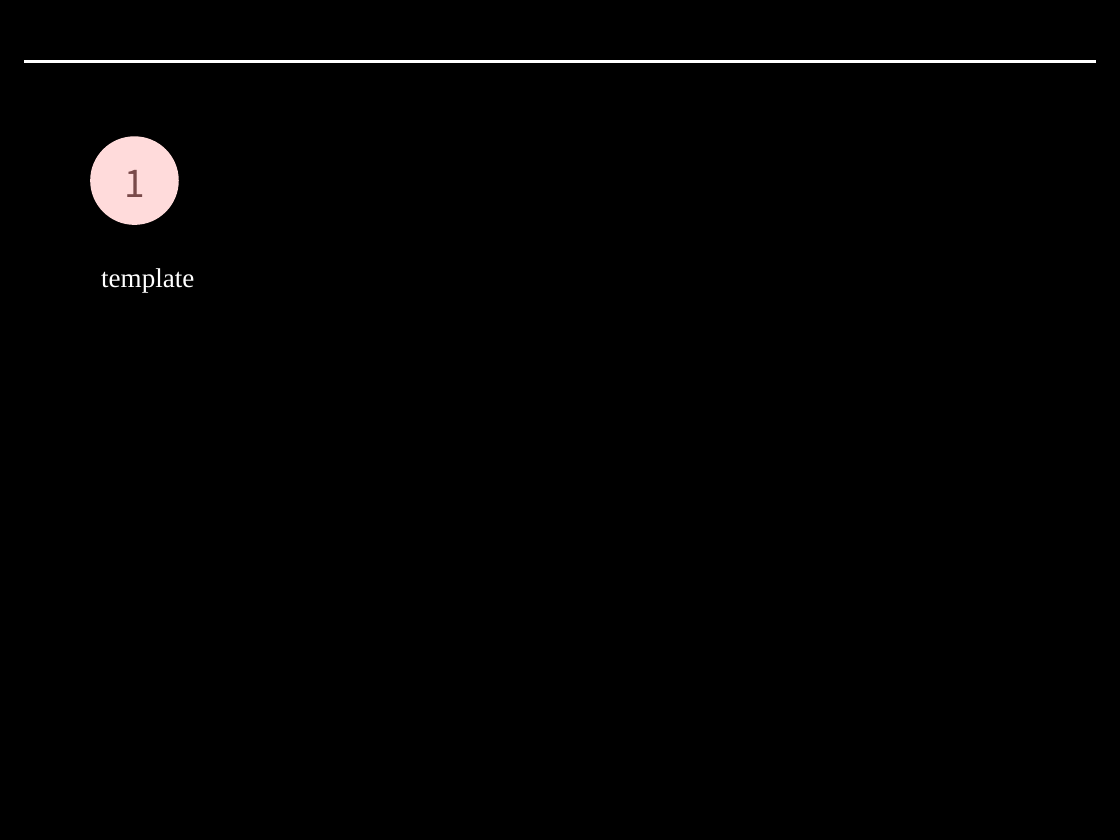
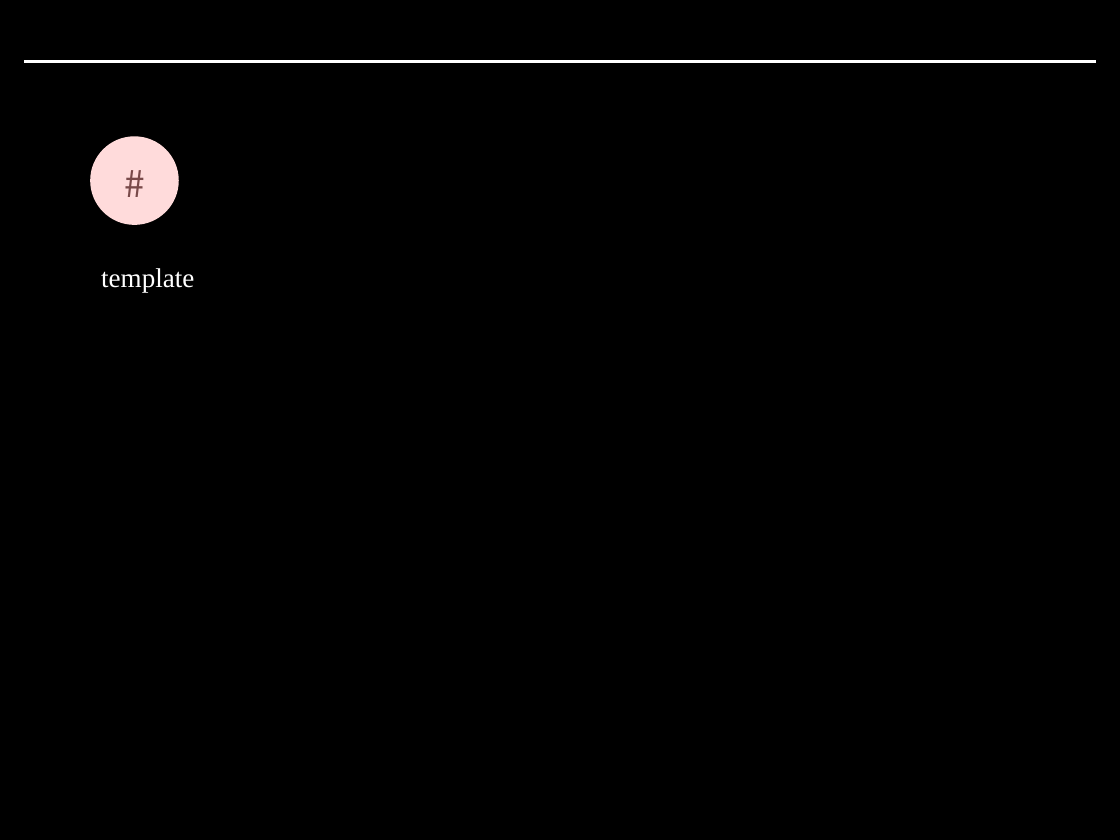
Before and after one commit to howard-kim/book2ppt, a slide deck: slide 1 of backend/template.pptx. Drawn at 1120x840 pixels with LibreOffice and Linux fonts; fonts in the diff are those of the drawing. Boxes give left, top, right and bottom in pixels: in the first picture for what was removed or moved away, otherwise in the second. Text is boxed around its words. In the diff, an @@ line names an element or a change of style, - is before the commit and + after.

```diff
--- a/backend/template.pptx
+++ b/backend/template.pptx
@@ text at bbox=[124, 170, 145, 197]: text changed @@
-1
+#
```
Also in this commit, not shown: 1 other slide changed, 3 other files.
